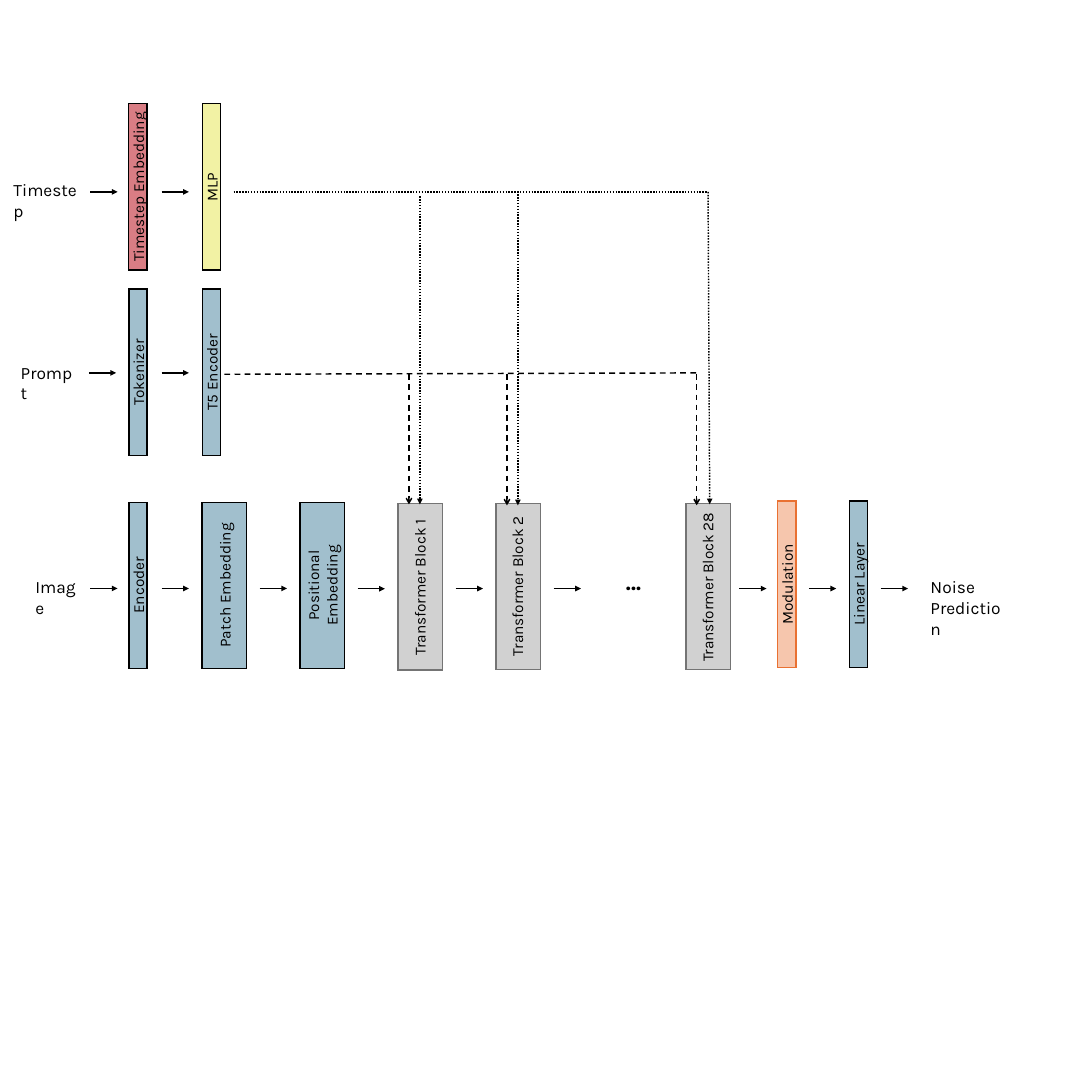
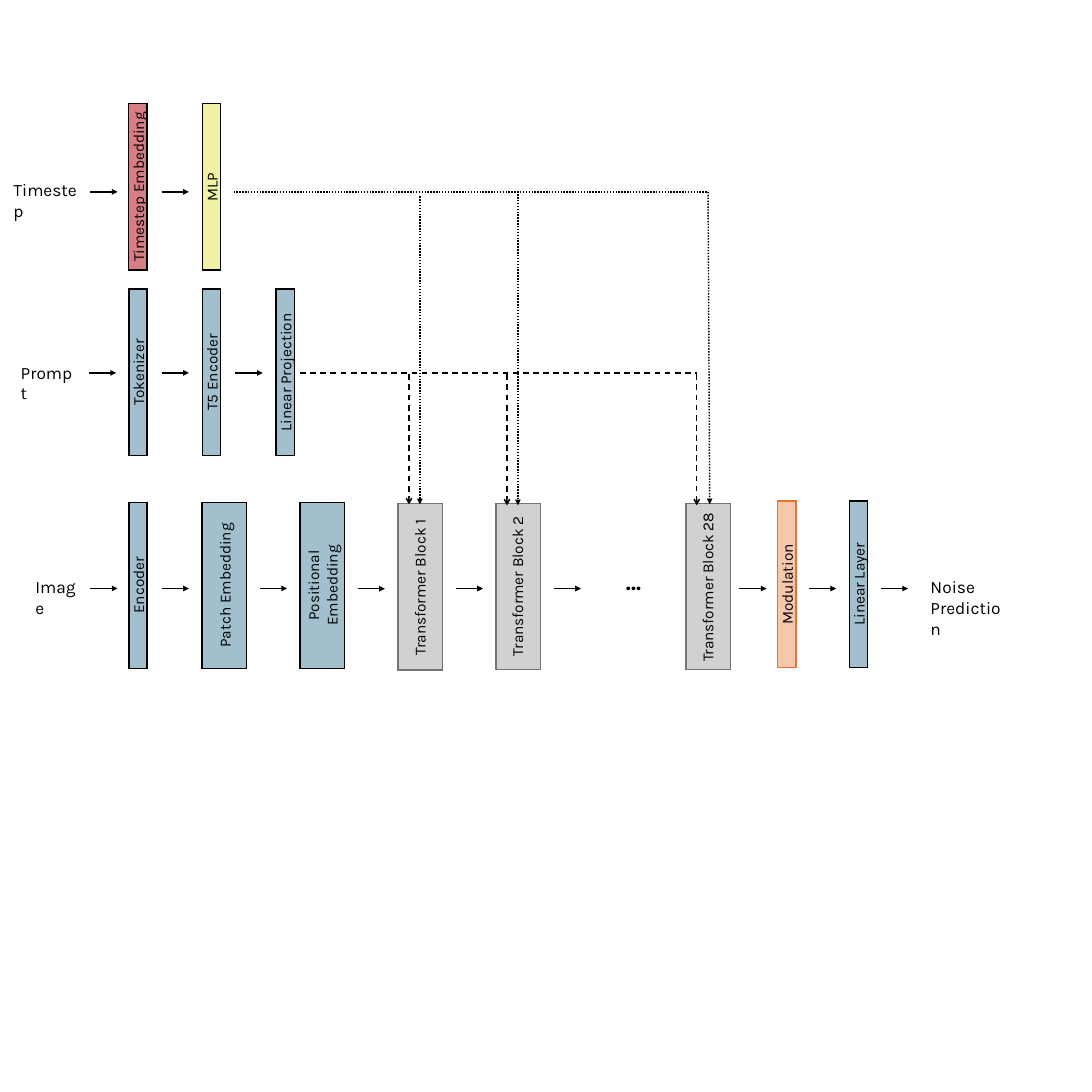
Before and after one commit to SebastianHeid/MasterArbeit, a slide deck: slide 3 of Abbildungen/Pixart.pptx. Drawn at 1092x1092 pixels with LibreOffice and Linux fonts; fonts in the diff are those of the drawing. Boxes give left, top, right and bottom in pixels: in the first picture for what was removed or moved away, otherwise in the second. Text is boxed around its words. In the diff, an @@ line names an element or a change of style, - is before the commit and + after.

```diff
--- a/Abbildungen/Pixart.pptx
+++ b/Abbildungen/Pixart.pptx
@@ rectangle added at box(277, 289, 295, 456), fill #156082 at 40% opacity, outline #000000 1.5 pt, 16 pt, text #000000 @@
+Linear Projection
@@ arrow added from (236, 373) to (263, 373), #000000 1.5 pt @@
@@ line moved from (225, 374) - (697, 373) to (300, 373) - (697, 373) @@
```
Also in this commit, not shown: 1 slide added, 20 other files.
